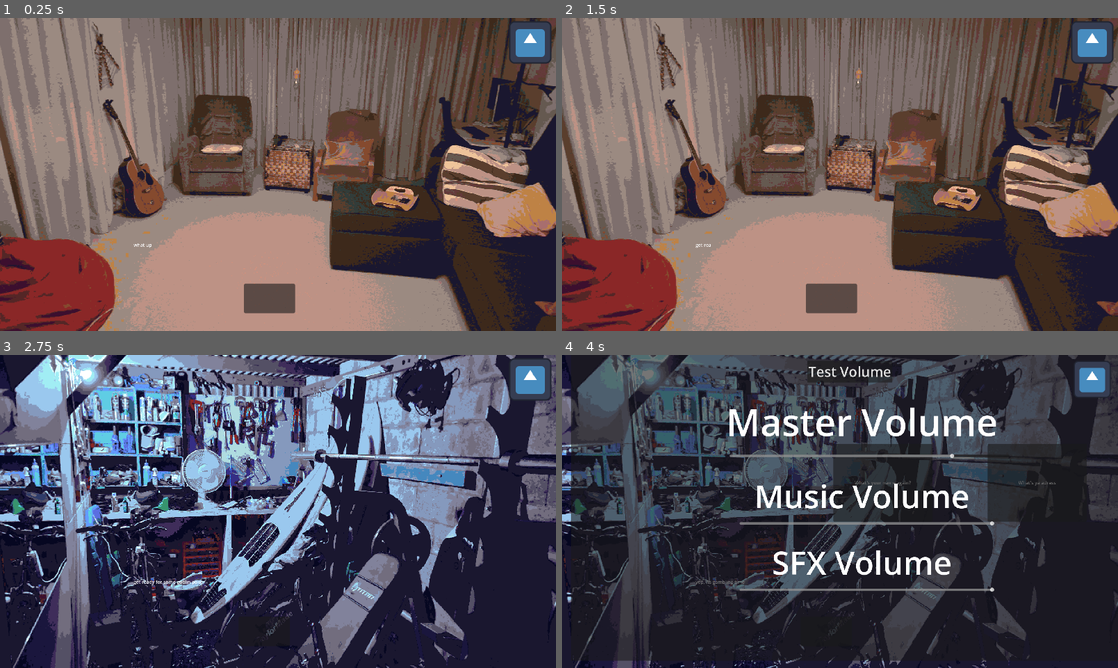
Above: before the commit, frames 1-4 (two rows, left to right).
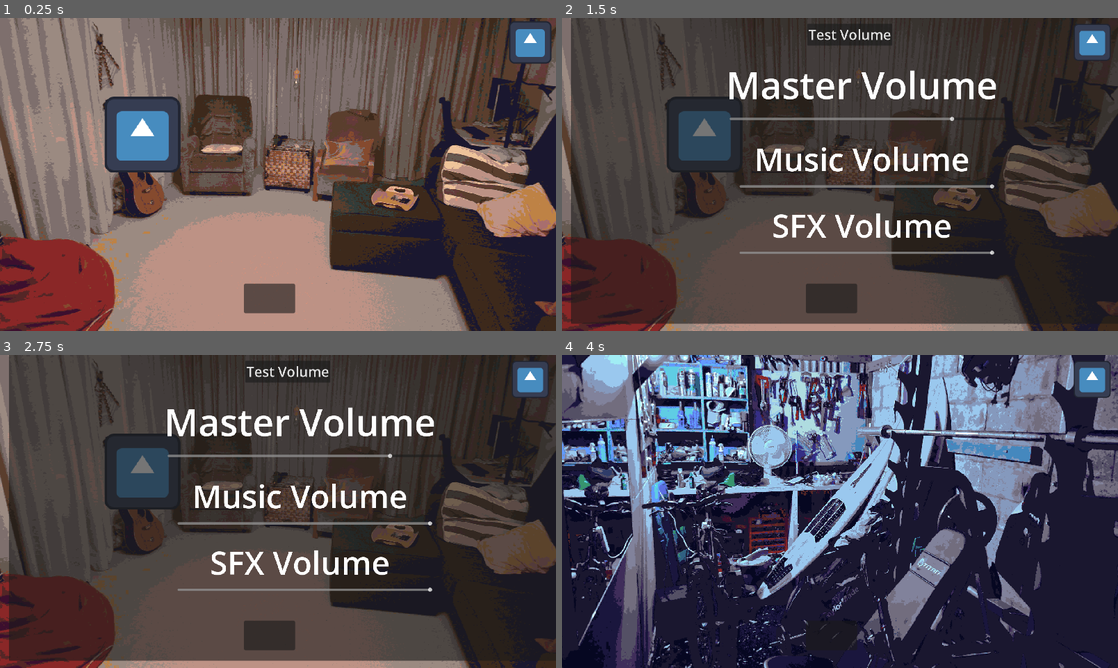
Above: after the commit, the same moments.

Repository: howarja/Vampire-Game
Game: Godot game, scene res://startScene.tscn
The game is run twice, just before and just after one commit, with the same random seed, the same clock (stepped at 60 frames per second) and the same inputs. This scene is started directly instead of the project's main scene. The engine's default icon, where the game draws it, is replaced by a stand-in: a white triangle on a blue panel in a dark square.
Inputs (mouse positions are in pixels of both pictures, inside the frame that each line leads up to; where the layout moved, square brackets give the same spot in the first picture):
- Up to frame 1 (0.25 s): no input
- Up to frame 2 (1.5 s): click (1090, 43) [828, 299] at 0.5 s; click (828, 299) [828, 293] at 1.25 s
- Up to frame 3 (2.75 s): click (266, 636) at 2 s
- Up to frame 4 (4 s): click (1090, 380) at 2.75 s; click (828, 636) [828, 630] at 3.5 s

The runs differ from the first frame. In frame 1, 3.3% of the frame differs, in the area x 18-33%, y 25-74%; in frame 2, 78%; in frame 3, 87%, in the area x 0-100%, y 0-100%; in frame 4, 59%.

Commit message:
click on area to start conversation

Diff:
--- a/Characters/CountDown.tres
+++ b/Characters/CountDown.tres
@@ -1,7 +1,7 @@
 [gd_resource type="Resource" script_class="character" format=3 uid="uid://n2704kdgjax5"]
 
-[ext_resource type="Script" uid="uid://byskr8hlcn2vi" path="res://scripts/character.gd" id="1_1rehx"]
-[ext_resource type="Script" uid="uid://bsj2rcs7yvbxy" path="res://scripts/question.gd" id="1_thbnh"]
+[ext_resource type="Script" uid="uid://byskr8hlcn2vi" path="res://Scripts/character.gd" id="1_1rehx"]
+[ext_resource type="Script" uid="uid://bsj2rcs7yvbxy" path="res://Scripts/question.gd" id="1_thbnh"]
 
 [sub_resource type="Resource" id="Resource_wimtb"]
 script = ExtResource("1_thbnh")
--- /dev/null
+++ b/interactable_character.gd
@@ -0,0 +1,27 @@
+extends Area2D
+
+var clickable: bool = false;
+@export var currentCharacter: character;
+@onready var sprite: Sprite2D = $Sprite2D;
+
+# Called when the node enters the scene tree for the first time.
+func _ready() -> void:
+	mouse_entered.connect(mouseOver);
+
+func _input(event: InputEvent) -> void:
+	if (event.is_action_pressed("Primary") && clickable):
+		interact();
+		mouseExit();
+
+func interact():
+	sprite.visible = false;
+	Globals.conversation.loadCharacter(currentCharacter);
+
+func update():
+	sprite.visible = true;
+
+func mouseOver() -> void:
+	clickable = true;
+
+func mouseExit() -> void:
+	clickable = false;
--- a/mainMenu.tscn
+++ b/mainMenu.tscn
@@ -1,9 +1,6 @@
 [gd_scene format=3 uid="uid://d2ski4i32ja3m"]
 
-[ext_resource type="Script" path="res://main_menu.gd" id="1_wut1r"]
-
 [node name="mainMenu" type="Node2D" unique_id=131306304]
-script = ExtResource("1_wut1r")
 
 [node name="normalText" type="RichTextLabel" parent="." unique_id=1553987807]
 offset_left = 10.0
--- a/project.godot
+++ b/project.godot
@@ -27,6 +27,14 @@
 window/stretch/mode="viewport"
 window/stretch/aspect="expand"
 
+[input]
+
+Primary={
+"deadzone": 0.2,
+"events": [Object(InputEventMouseButton,"resource_local_to_scene":false,"resource_name":"","device":-1,"window_id":0,"alt_pressed":false,"shift_pressed":false,"ctrl_pressed":false,"meta_pressed":false,"button_mask":1,"position":Vector2(72, 22),"global_position":Vector2(84, 82),"factor":1.0,"button_index":1,"canceled":false,"pressed":true,"double_click":false,"script":null)
+]
+}
+
 [physics]
 
 3d/physics_engine="Jolt Physics"
--- a/scenes/settings.tscn
+++ b/scenes/settings.tscn
@@ -1,6 +1,6 @@
 [gd_scene format=3 uid="uid://llqh6vgtk77"]
 
-[ext_resource type="Script" uid="uid://dn1ofscgxh6r5" path="res://scripts/settings.gd" id="1_sfmi7"]
+[ext_resource type="Script" uid="uid://dn1ofscgxh6r5" path="res://Scripts/settings.gd" id="1_sfmi7"]
 [ext_resource type="AudioStream" uid="uid://57nsx46jw77y" path="res://joshHutchersonSoundTest.mp3" id="2_fevh8"]
 [ext_resource type="Texture2D" uid="uid://b3wousrl8g8s5" path="res://icon.svg" id="3_6wm04"]
 [ext_resource type="Script" uid="uid://cuixesoyqhje0" path="res://buttonEffects.gd" id="4_f4mfi"]
--- a/scripts/conversation_manager.gd
+++ b/scripts/conversation_manager.gd
@@ -1,7 +1,8 @@
 extends Control
+class_name conversationManager
 
 @export var text: textGiver;
-var lines: Array[String];
+var lines: Array[String] = [];
 var currentLine: int = 0;
 
 @onready var questionButtonScene: PackedScene = preload("res://scenes/question_button.tscn");
@@ -11,9 +12,10 @@
 
 var holdingInput: bool = false;
 var canInput: bool = true;
+var inConversation: bool = false;
 
 func _ready() -> void:
-	loadCharacter(currentCharacter)
+	Globals.conversation = self;
 
 func newLine():
 	if currentLine<lines.size():
@@ -25,6 +27,9 @@
 		canQuestion(true);
 
 func _process(delta: float) -> void:
+	if !inConversation:
+		return;
+
 	var isInputing = Input.is_anything_pressed();
 	if isInputing && !holdingInput && canInput:
 		newLine();
@@ -49,6 +54,7 @@
 		newButton.connectToConvseration(currentCharacter.questions[i], beginLine);
 		questionButtons.append(newButton);
 
+	inConversation = true;
 	beginLine(currentCharacter.introDialaogue);
 
 
--- a/scripts/globals.gd
+++ b/scripts/globals.gd
@@ -1,3 +1,4 @@
 extends Node
 
 var player: playerManager;
+var conversation: conversationManager;
--- a/startScene.tscn
+++ b/startScene.tscn
@@ -1,45 +1,61 @@
 [gd_scene format=3 uid="uid://gpedpgp5hk8i"]
 
-[ext_resource type="Script" uid="uid://dberhdml3xlet" path="res://scripts/conversation_manager.gd" id="1_rq48i"]
+[ext_resource type="Script" uid="uid://dberhdml3xlet" path="res://Scripts/conversation_manager.gd" id="1_rq48i"]
 [ext_resource type="Resource" uid="uid://n2704kdgjax5" path="res://Characters/CountDown.tres" id="2_1ljrl"]
-[ext_resource type="Script" uid="uid://bndg1f3jq34l3" path="res://scripts/textGiver.gd" id="2_yagjw"]
+[ext_resource type="Script" uid="uid://bndg1f3jq34l3" path="res://Scripts/textGiver.gd" id="2_yagjw"]
+[ext_resource type="Script" uid="uid://btva2ox1ockyg" path="res://interactable_character.gd" id="3_ip4ey"]
+[ext_resource type="Script" uid="uid://b7d02u7xi35qp" path="res://Scripts/movement_button.gd" id="3_jmrrm"]
+[ext_resource type="Texture2D" uid="uid://b3wousrl8g8s5" path="res://icon.svg" id="4_1h7fw"]
 [ext_resource type="Texture2D" uid="uid://cjgwsjboawlj2" path="res://Sprites/areas/Outside.png" id="4_qlfe6"]
 [ext_resource type="Texture2D" uid="uid://b85cn7tf2bm3j" path="res://Sprites/areas/Lounge.png" id="4_vj0vq"]
-[ext_resource type="Script" uid="uid://jncqog3b1d4a" path="res://scenes/movementButton.gd" id="5_8k52c"]
-[ext_resource type="Script" uid="uid://dgg3qst63mw2m" path="res://scripts/player_manager.gd" id="5_qlfe6"]
+[ext_resource type="Script" uid="uid://dgg3qst63mw2m" path="res://Scripts/player_manager.gd" id="5_qlfe6"]
 [ext_resource type="Texture2D" uid="uid://qlfdpkrwrf" path="res://Sprites/areas/UnderGround.png" id="6_avnbb"]
 [ext_resource type="PackedScene" uid="uid://llqh6vgtk77" path="res://scenes/settings.tscn" id="7_jmrrm"]
+
+[sub_resource type="CircleShape2D" id="CircleShape2D_3xd07"]
+radius = 91.0
 
 [node name="Node2D" type="Node2D" unique_id=2079086675]
 
 [node name="CanvasLayer" type="CanvasLayer" parent="." unique_id=982724521]
 
-[node name="Area2" type="Sprite2D" parent="CanvasLayer" unique_id=2055831213]
-visible = false
-position = Vector2(953, 655)
-scale = Vector2(2.045613, 2.0456133)
-texture = ExtResource("6_avnbb")
-
-[node name="Button" type="Button" parent="CanvasLayer/Area2" unique_id=1271298431 node_paths=PackedStringArray("newArea")]
-offset_left = -62.5729
-offset_top = 120.7462
-offset_right = 23.953682
-offset_bottom = 170.609
-script = ExtResource("5_8k52c")
-newArea = NodePath("../../Area")
-
-[node name="Area" type="Sprite2D" parent="CanvasLayer" unique_id=1160717376]
+[node name="Lounge" type="Sprite2D" parent="CanvasLayer" unique_id=1352087972]
 position = Vector2(967, 571)
 scale = Vector2(2.045613, 2.0456133)
 texture = ExtResource("4_vj0vq")
 
-[node name="Button" type="Button" parent="CanvasLayer/Area" unique_id=415819674 node_paths=PackedStringArray("newArea")]
+[node name="movementButton" type="Button" parent="CanvasLayer/Lounge" unique_id=904897615 node_paths=PackedStringArray("newArea")]
 offset_left = -61.106384
 offset_top = 168.65355
 offset_right = 25.420197
 offset_bottom = 218.51634
-script = ExtResource("5_8k52c")
-newArea = NodePath("../../Area2")
+script = ExtResource("3_jmrrm")
+newArea = NodePath("../../Underground")
+
+[node name="InteractableCharacter" type="Area2D" parent="CanvasLayer/Lounge" unique_id=656916129]
+position = Vector2(-232.20422, -82.12696)
+script = ExtResource("3_ip4ey")
+currentCharacter = ExtResource("2_1ljrl")
+
+[node name="Sprite2D" type="Sprite2D" parent="CanvasLayer/Lounge/InteractableCharacter" unique_id=22743380]
+texture = ExtResource("4_1h7fw")
+
+[node name="CollisionPolygon2D" type="CollisionShape2D" parent="CanvasLayer/Lounge/InteractableCharacter" unique_id=2117342533]
+shape = SubResource("CircleShape2D_3xd07")
+
+[node name="Underground" type="Sprite2D" parent="CanvasLayer" unique_id=174614199]
+visible = false
+position = Vector2(967, 571)
+scale = Vector2(2.045613, 2.0456133)
+texture = ExtResource("6_avnbb")
+
+[node name="movementButton" type="Button" parent="CanvasLayer/Underground" unique_id=375303595 node_paths=PackedStringArray("newArea")]
+offset_left = -61.106384
+offset_top = 168.65355
+offset_right = 25.420197
+offset_bottom = 218.51634
+script = ExtResource("3_jmrrm")
+newArea = NodePath("../../Lounge")
 
 [node name="ConversationManager" type="Control" parent="CanvasLayer" unique_id=648713796 node_paths=PackedStringArray("text", "buttonContainer")]
 layout_mode = 3
@@ -98,4 +114,4 @@
 
 [node name="PlayerManager" type="Node2D" parent="." unique_id=374783410 node_paths=PackedStringArray("currentArea")]
 script = ExtResource("5_qlfe6")
-currentArea = NodePath("../CanvasLayer/Area")
+currentArea = NodePath("../CanvasLayer/Lounge")
Not shown, added: interactable_character.gd.uid
Not shown, removed: scenes/movementButton.gd.uid
Renamed: scenes/movementButton.gd -> scripts/movement_button.gd
Not shown, added: scripts/movement_button.gd.uid
